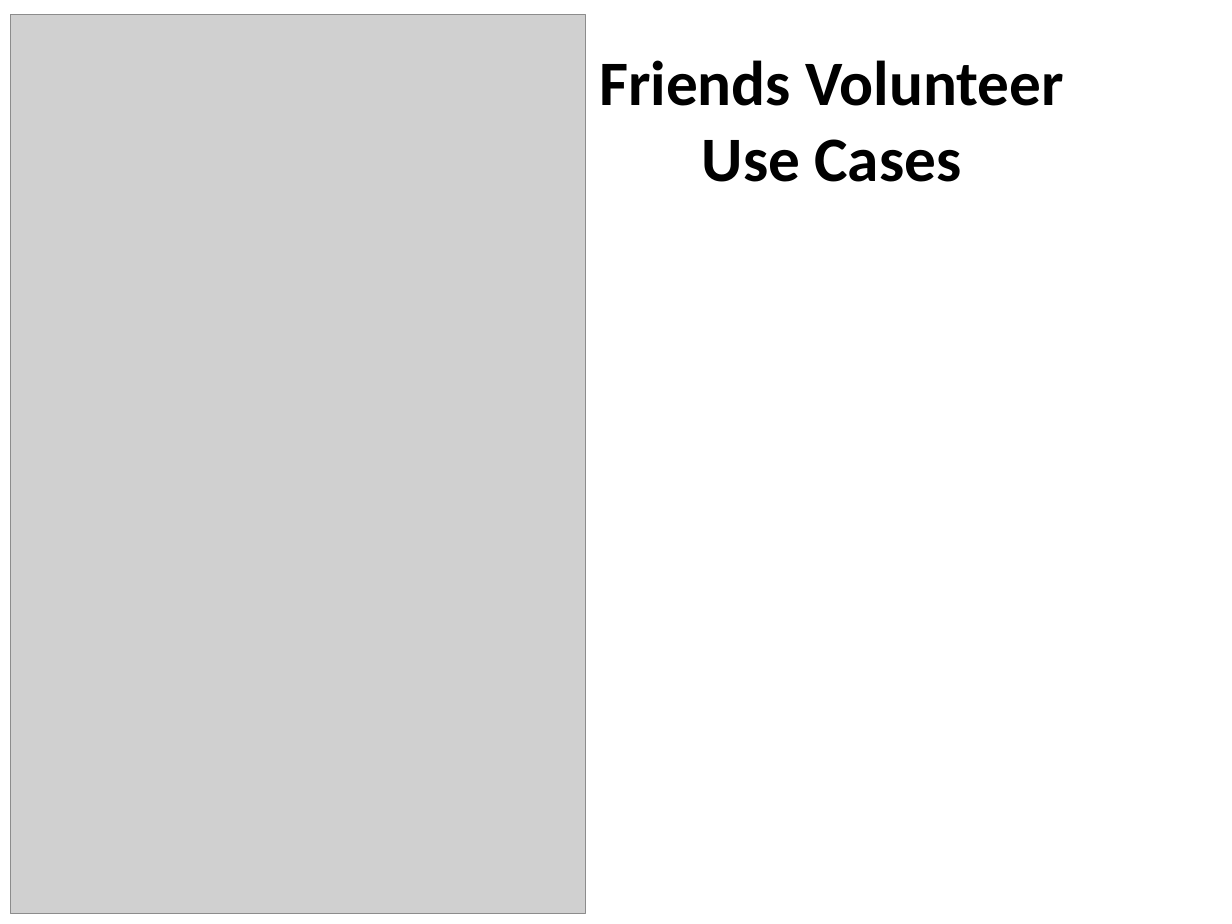
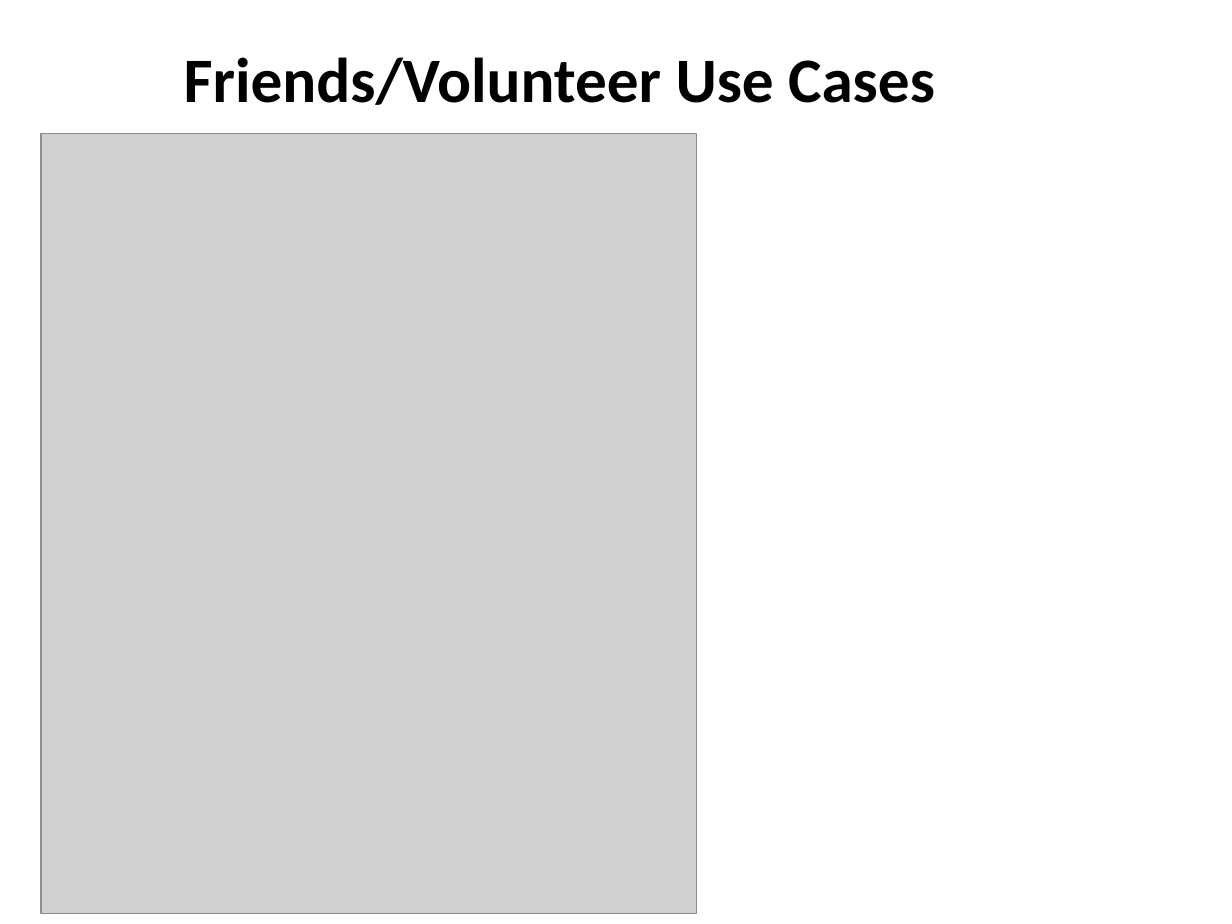
Before and after one commit to ehsantos11/MIST7590-Smithgall-Project, a slide deck: slide 4 of SGW Project Update 11Oct17.pptx. Drawn at 1232x924 pixels with LibreOffice and Linux fonts; fonts in the diff are those of the drawing; grey boxes stand for pictures; background and template pictures are left out. Boxes give left, top, right and bottom in pixels: in the first picture for what was removed or moved away, otherwise in the second. Text is boxed around its words. In the diff, an @@ line names an element or a change of style, - is before the commit and + after.

Commit message:
Updated use case diagram

```diff
--- a/SGW Project Update 11Oct17.pptx
+++ b/SGW Project Update 11Oct17.pptx
@@ title at <box>184,57,935,105</box>: text changed @@
-Friends Volunteer Use Cases
+Friends/Volunteer Use Cases
@@ picture: place and size @@
-picture at <box>10,15,585,914</box>
+picture at <box>41,133,696,913</box>
```
